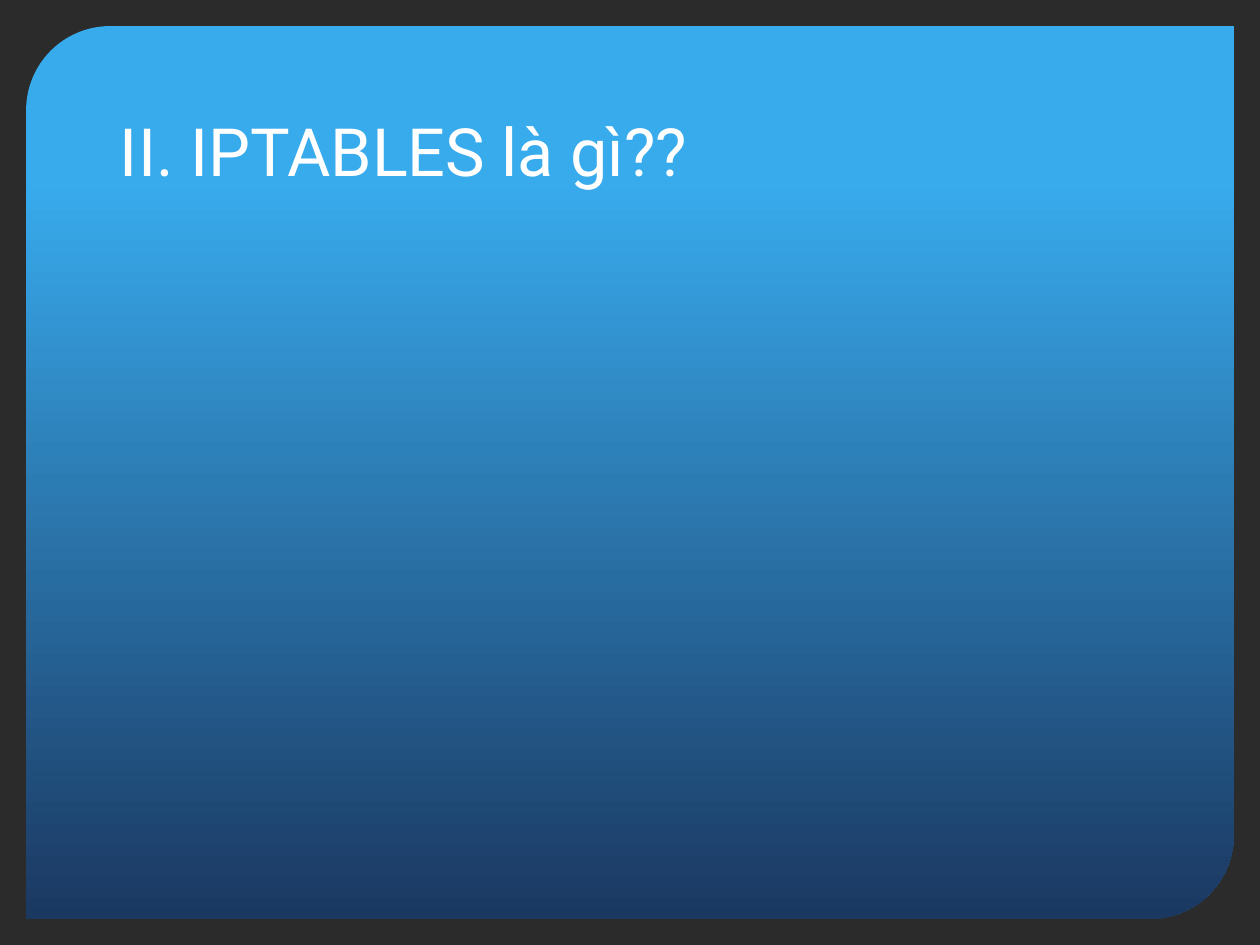
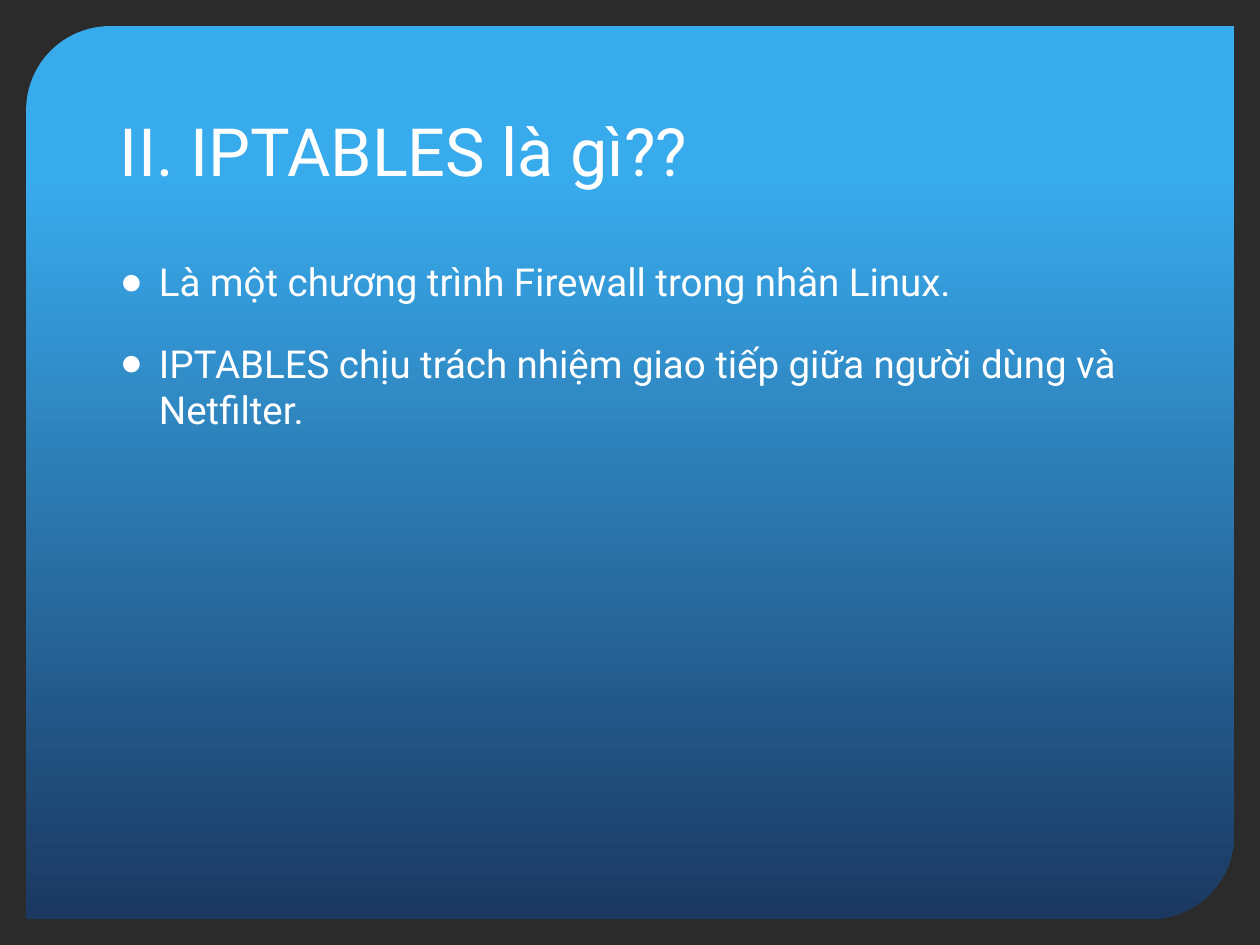
Before and after one commit to vietshell/Basic_Script, a slide deck: slide 3 of Presentation1.pptx. Drawn at 1260x945 pixels with LibreOffice and Linux fonts; fonts in the diff are those of the drawing; background and template pictures are left out; a plain dark background stands for a picture behind light text. Boxes give left, top, right and bottom in pixels: in the first picture for what was removed or moved away, otherwise in the second. Text is boxed around its words. In the diff, an @@ line names an element or a change of style, - is before the commit and + after.

```diff
--- a/Presentation1.pptx
+++ b/Presentation1.pptx
@@ text added at [159,267,1115,425], 22 pt, text #FFFFFF @@
+● Là một chương trình Firewall trong nhân Linux.
+● IPTABLES chịu trách nhiệm giao tiếp giữa người dùng và Netfilter.
```
Also in this commit, not shown: 1 other slide changed, 1 slide removed, 1 other file.
